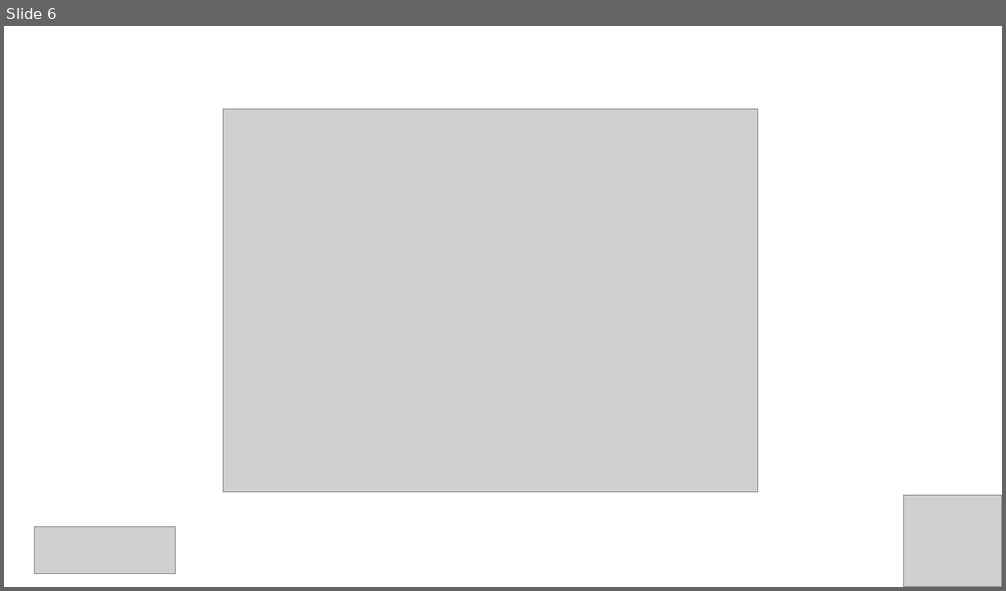
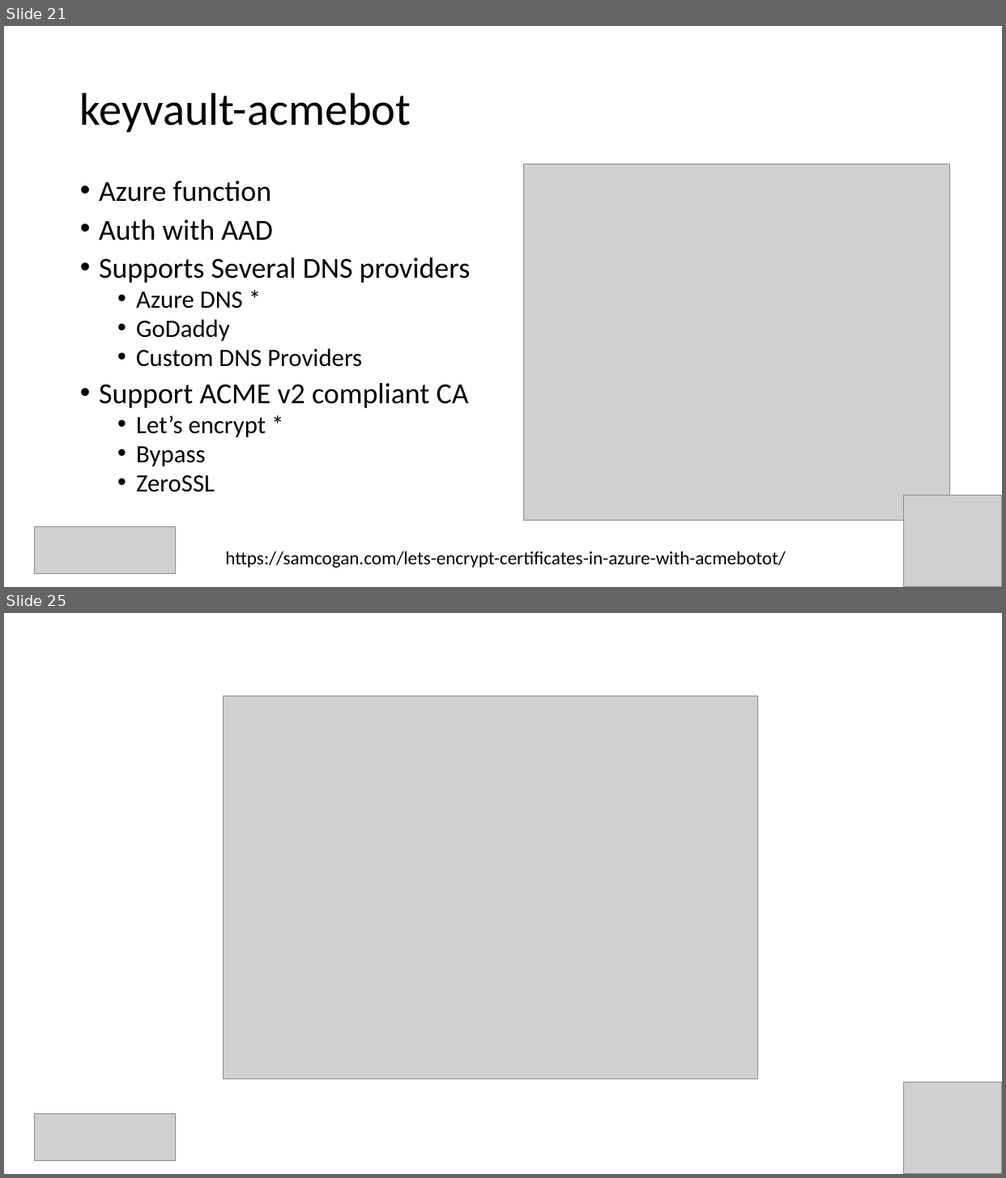
Before and after one commit to evgenyb/iac-workshops, a slide deck: dns-and-ssl-management-on-azure-with-ado/slides/dns-and-ssl-management-on-azure-with-ado.pptx. Shown one above the other, each under a label of ours: slide 6 before the commit, slides 21 and 25 after it; the slides between them are not shown. The pictures are 1006x591 and 1006x1178 pixels, drawn with LibreOffice and Linux fonts; fonts in the diff are those of the drawing; grey boxes stand for pictures. Boxes give left, top, right and bottom in pixels: in the first picture for what was removed or moved away, otherwise in the second. Text is boxed around its words. In the diff, an @@ line names an element or a change of style, - is before the commit and + after.

```diff
--- a/dns-and-ssl-management-on-azure-with-ado/slides/dns-and-ssl-management-on-azure-with-ado.pptx
+++ b/dns-and-ssl-management-on-azure-with-ado/slides/dns-and-ssl-management-on-azure-with-ado.pptx
@@ slide 21 added at [4, 26, 1002, 587], background #FFFFFF @@
@@ title added at [80, 92, 411, 132], 44 pt, text #000000 @@
+keyvault-acmebot
@@ picture added at [523, 165, 949, 521] @@
@@ text added at [99, 181, 471, 493], 28 pt, text #000000 @@
+• Azure function
+• Auth with AAD
+• Supports Several DNS providers
+  • Azure DNS *
+  • GoDaddy
+  • Custom DNS Providers
+• Support ACME v2 compliant CA
+  • Let’s encrypt *
+  • Bypass
+  • ZeroSSL
@@ picture added at [904, 495, 1002, 587] @@
@@ picture added at [35, 527, 176, 574] @@
@@ text added at [225, 552, 785, 568], 18 pt, text #000000 @@
+https://samcogan.com/lets-encrypt-certificates-in-azure-with-acmebotot/
@@ what was slide 6 is now slide 25 @@
```
Also in this commit, not shown: 2 slides changed, 18 other slides added.
